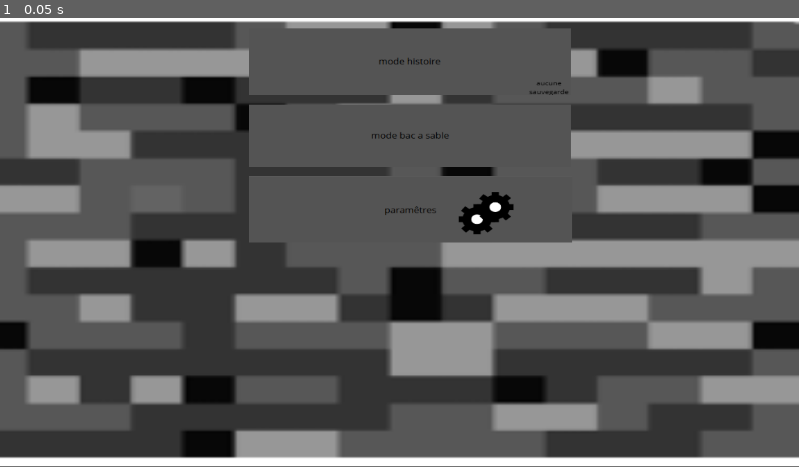
Above: before the commit, frame 1.
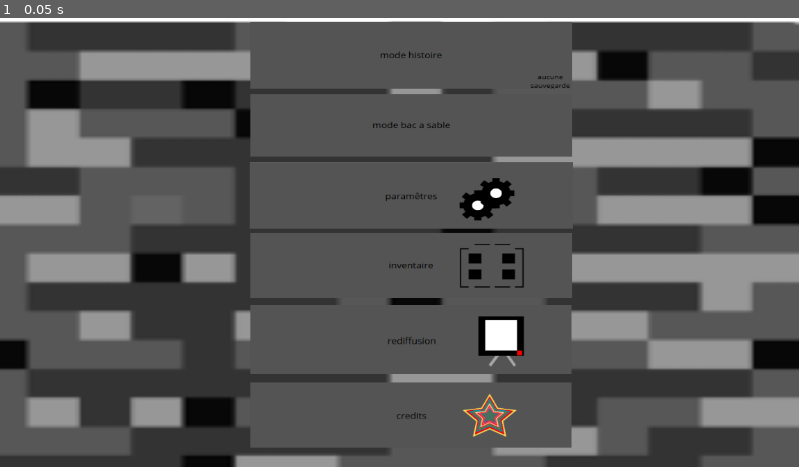
Above: after the commit, the same moment.

Repository: StudioXPEtudiant/25-26.M.S2.MiniGames
Game: Godot game, scene res://menu_français.tscn
The game is run twice, just before and just after one commit, with the same random seed, the same clock (stepped at 60 frames per second) and the same inputs. This scene is started directly instead of the project's main scene.
Inputs:
- Up to frame 1 (0.05 s): no input

The runs differ from the first frame. In frame 1, 40% of the frame differs, in the area x 0-100%, y 0-100%.

Commit message:
menu français

Diff:
--- a/menu_français.tscn
+++ b/menu_français.tscn
@@ -1,28 +1,46 @@
-[gd_scene load_steps=5 format=3 uid="uid://catnyqfjojld6"]
+[gd_scene load_steps=8 format=3 uid="uid://catnyqfjojld6"]
 
 [ext_resource type="Texture2D" uid="uid://cp4sdxnredeeg" path="res://Screenshot 2025-01-30 170010.png" id="1_mljo4"]
 [ext_resource type="Texture2D" uid="uid://c15qkexgpg2jx" path="res://Screenshot 2026-01-07 183348.png" id="2_nbx08"]
 [ext_resource type="Texture2D" uid="uid://btdy68de8yj3m" path="res://Screenshot 2026-01-07 183848.png" id="3_nixf6"]
 [ext_resource type="Texture2D" uid="uid://b0vgoqyt0h0f5" path="res://Screenshot 2026-01-07 185050.png" id="4_j0mpw"]
+[ext_resource type="Texture2D" uid="uid://djlh652tn3xkk" path="res://Screenshot 2026-01-07 190533.png" id="5_qpjar"]
+[ext_resource type="Texture2D" uid="uid://dqhwlv4i1cvp" path="res://Screenshot 2026-01-07 191337.png" id="6_41283"]
+[ext_resource type="Texture2D" uid="uid://c4jroy1h23vts" path="res://Screenshot 2026-01-07 192218.png" id="7_8sqxc"]
 
 [node name="Node2D" type="Node2D"]
 
 [node name="Screenshot2025-01-30170010" type="Sprite2D" parent="."]
-position = Vector2(564, 323)
-scale = Vector2(6.06186, 3.19212)
+position = Vector2(564, 342.5)
+scale = Vector2(6.06186, 3.38424)
 texture = ExtResource("1_mljo4")
 
-[node name="Screenshot2026-01-07183348" type="Sprite2D" parent="."]
-position = Vector2(591, 63)
+[node name="bouton mode histoire" type="Sprite2D" parent="."]
+position = Vector2(593, 54)
 scale = Vector2(0.859926, 0.736641)
 texture = ExtResource("2_nbx08")
 
-[node name="Screenshot2026-01-07183848" type="Sprite2D" parent="."]
-position = Vector2(591.25, 170)
+[node name="bouton bac a sable" type="Sprite2D" parent="."]
+position = Vector2(593, 155)
 scale = Vector2(0.861524, 0.70155)
 texture = ExtResource("3_nixf6")
 
-[node name="Screenshot2026-01-07185050" type="Sprite2D" parent="."]
-position = Vector2(591.875, 276)
+[node name="bouton paramêtre" type="Sprite2D" parent="."]
+position = Vector2(593, 256)
 scale = Vector2(0.865028, 0.718045)
 texture = ExtResource("4_j0mpw")
+
+[node name="bouton inventaire" type="Sprite2D" parent="."]
+position = Vector2(593, 357)
+scale = Vector2(0.858333, 0.723077)
+texture = ExtResource("5_qpjar")
+
+[node name="bouton rediffusion" type="Sprite2D" parent="."]
+position = Vector2(593, 464)
+scale = Vector2(0.863806, 0.783465)
+texture = ExtResource("6_41283")
+
+[node name="Screenshot2026-01-07192218" type="Sprite2D" parent="."]
+position = Vector2(592.5, 573)
+scale = Vector2(0.863806, 0.722868)
+texture = ExtResource("7_8sqxc")
Binary file added: Screenshot 2026-01-07 190533.png
Not shown, added: Screenshot 2026-01-07 190533.png.import
Binary file added: Screenshot 2026-01-07 191337.png
Not shown, added: Screenshot 2026-01-07 191337.png.import
Binary file added: Screenshot 2026-01-07 192218.png
Not shown, added: Screenshot 2026-01-07 192218.png.import
